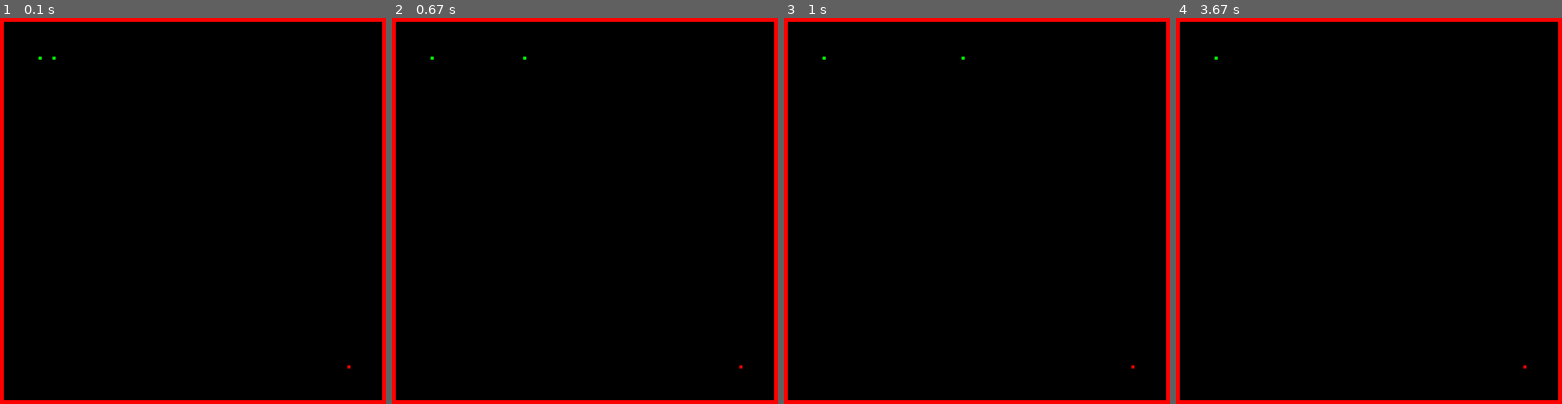
Above: before the commit, frames 1-4 (left to right).
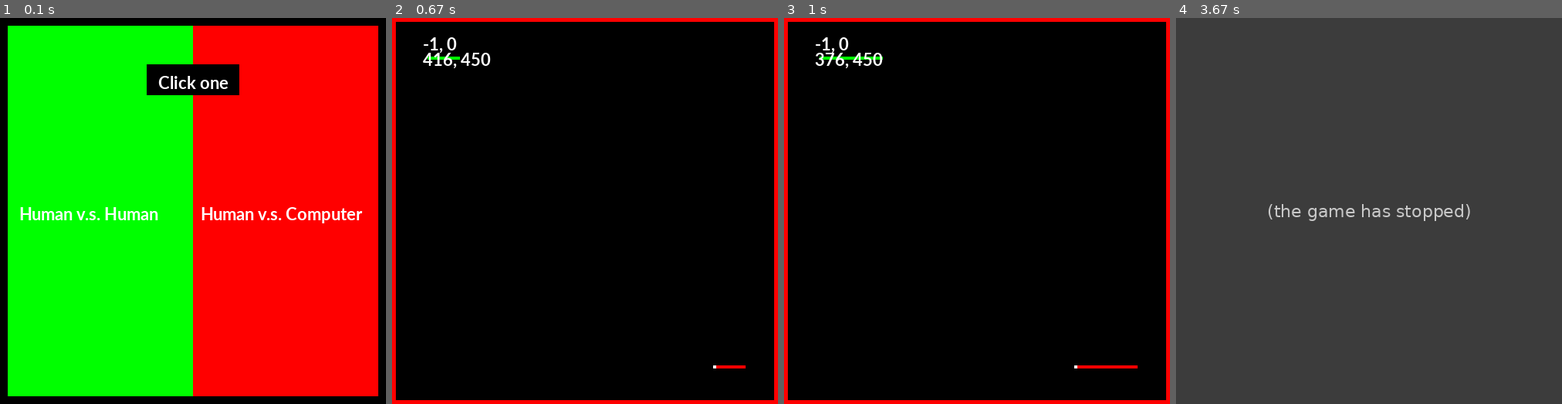
Above: after the commit, the same moments.

Repository: hunterjkey/Pygame-Tron
Game: pygame game, started from Tron.py
The game is run twice, just before and just after one commit, with the same random seed, the same clock (stepped at 60 frames per second) and the same inputs.
Inputs (mouse positions are in pixels of both pictures, inside the frame that each line leads up to):
- Up to frame 1 (0.1 s): no input
- Up to frame 2 (0.67 s): press the mouse at (708, 199) at 0.37 s; move the mouse to (646, 218) at 0.47 s; release the mouse at (585, 238) at 0.6 s
- Up to frame 3 (1 s): hold Right from 0.67 s (still down); move the mouse to (857, 299) at 0.7 s
- Up to frame 4 (3.67 s): release Right at 1.13 s; hold Up 1.17-1.63 s

The runs differ from the first frame. In frame 1, 94% of the frame differs, in the area x 0-100%, y 0-100%; in frame 2, 0.5%; in frame 3, 0.6%; in frame 4, 100%.
After the commit the program exited at 3.53 s; later frames show no game.

Commit message:
Update Tron.py

Diff:
--- a/Tron.py
+++ b/Tron.py
@@ -1,4 +1,6 @@
 import pygame
+import time
+import random
 
 # Define some colors
 BLACK = (0, 0, 0)
@@ -21,16 +23,62 @@
 clock = pygame.time.Clock()
 
 #setup
-trailX = [50]
+trailX = [46]
 trailY = [50]
-robotrailX = [450]
+robotrailX = [454]
 robotrailY = [450]
 playerX = 50
 playerY = 50
 roboY = 450
 roboX = 450
-playerX_speed = 3
+playerX_speed = 1
 playerY_speed = 0
+roboX_speed = -1
+roboY_speed = 0
+death = False
+win = False
+speed = 2
+imposibru = False #this variable decides whether the AI is almost impossible to beat
+donesetup = False
+Continue = False
+
+#game setup loop
+while not donesetup and not Continue:
+    for event in pygame.event.get():
+        if event.type == pygame.QUIT:
+            donesetup = True
+            done = True
+
+    #logic
+    pos = pygame.mouse.get_pos()
+    mouseX = pos[0]
+    mouseY = pos[1]
+    pressed1, pressed2, pressed3 = pygame.mouse.get_pressed()
+    if pressed1 and (mouseX <=250):
+        mode = "human"
+        Continue = True
+    elif pressed1 and (mouseX > 250):
+        mode = "computer"
+        Continue = True
+    #display
+    screen.fill(BLACK)
+    pygame.draw.rect(screen,GREEN,[0,0,250,500])
+    pygame.draw.rect(screen,RED,[250,0,250,500])
+    pygame.draw.rect(screen,BLACK,[0,0,500,500], 10)
+    startfont = pygame.font.SysFont('Calibri', 25, True, False)
+    humantext = startfont.render("Human v.s. Human",True,WHITE)
+    screen.blit(humantext, [25, 240])
+    robotext = startfont.render("Human v.s. Computer",True,WHITE)
+    screen.blit(robotext, [260, 240])
+    pygame.draw.rect(screen,BLACK,[190,60,120,40])
+    robotext = startfont.render("Click one",True,WHITE)
+    screen.blit(robotext, [205, 70])
+
+    #display to screen
+    pygame.display.flip()
+
+pygame.mouse.set_visible(False)
+
 # -------- Main Program Loop -----------
 while not done:
     # --- Main event loop
@@ -43,20 +91,118 @@
         # Figure out if it was an arrow key. If so
         # adjust speed.
             if event.key == pygame.K_LEFT:
-                playerX_speed = -3
+                playerX_speed = -1
                 playerY_speed = 0
             elif event.key == pygame.K_RIGHT:
-                playerX_speed = 3
+                playerX_speed = 1
                 playerY_speed = 0
             elif event.key == pygame.K_UP:
-                playerY_speed = -3
+                playerY_speed = -1
                 playerX_speed = 0
             elif event.key == pygame.K_DOWN:
-                playerY_speed = 3
+                playerY_speed = 1
                 playerX_speed = 0
+
+            if (mode == "human"):
+                if event.key == pygame.K_w:
+                    roboY_speed = -1
+                    roboX_speed = 0
+                elif event.key == pygame.K_s:
+                    roboY_speed = 1
+                    roboX_speed = 0
+                elif event.key == pygame.K_d:
+                    roboX_speed = 1
+                    roboY_speed = 0
+                elif event.key == pygame.K_a:
+                    roboX_speed = -1
+                    roboY_speed = 0
     # --- Game logic should go here
-    playerX += playerX_speed
-    playerY += playerY_speed
+    """collision with line check(it happens before I add to the line because otherwise people wouild just run into the lines they make"""
+    for i in range(len(trailX)):
+        if (abs(playerX-trailX[i])<speed) and (abs(playerY-trailY[i])<speed):
+            death = True
+        elif (abs(playerX-robotrailX[i])<speed) and (abs(playerY-robotrailY[i])<speed):
+            death = True
+        """elif (abs(roboX-robotrailX[i])<2) and (abs(roboY-robotrailY[i])<2):
+            win = True
+        elif (abs(roboX-trailX[i])<2) and (abs(roboY-trailY[i])<2):
+            win = True"""
+
+    """line drawing algorithm for both players"""
+    trailX.append(playerX)
+    trailY.append(playerY)
+    robotrailX.append(roboX)
+    robotrailY.append(roboY)
+
+    """robot decision"""
+    if (mode == "computer"):
+        if (imposibru == False):
+            roboaction = random.randint(1,25)
+            if (roboX > 480) or (roboX < 10) or (roboY > 480) or (roboY < 10):
+                move = random.randint(1,2)
+                if (roboX > 480) or (roboX < 10):
+                    if (roboX > 480):
+                        roboX -= 4
+                    elif (roboX < 10):
+                        roboX += 4
+                    roboX_speed = 0
+                    if (roboY > 470):
+                        roboY_speed = -1
+                        roboY -= 4
+                    elif (roboY < 20):
+                        roboY_speed = 1
+                        roboY += 4
+                    else:
+                        if (move == 1):
+                           roboY_speed = -1
+                           roboY -= 4
+                        if (move == 2):
+                           roboY_speed = 1
+                           roboY += 4
+                if (roboY > 480) or (roboY < 10):
+                    if (roboY > 480):
+                        roboY -= 1
+                    elif (roboY < 10):
+                        roboY += 1
+                    roboY_speed = 0
+                    if (roboX > 470):
+                        roboX_speed = -1
+                    elif (roboX < 20):
+                        roboX_speed = 1
+                    else:
+                        if (move == 1):
+                           roboX_speed = -1
+
+                        if (move == 2):
+                           roboX_speed = 1
+
+            #this code doesn't work
+            """if (roboaction == 1):
+                if (roboX_speed == 1) or (roboX_speed == -1):
+                    roboY_speed = 0
+                    roboX_speed = 1
+                if (roboY_speed == 1) or (roboY_speed == -1):
+                    roboX_speed = 1
+                    roboY_speed = 0
+            if (roboaction == 2):
+                if (roboX_speed == 1) or (roboX_speed == -1):
+                    roboY_speed = 0
+                    roboX_speed = -1
+                if (roboY_speed == 1) or (roboY_speed == -1):
+                    roboX_speed = -1
+                    roboY_speed = 0"""
+
+    """general movement"""
+    playerX += playerX_speed*speed
+    playerY += playerY_speed*speed
+    roboX += roboX_speed*speed
+    roboY += roboY_speed*speed
+
+    if (playerX > 490) or (playerX < 5) or (playerY > 490) or (playerY < 5):
+        death = True
+    if (roboX > 490) or (roboX < 5) or (roboY > 490) or (roboY < 5):
+        win = True
+
     # --- Screen-clearing code goes here
 
     # Here, we clear the screen to white. Don't put other drawing commands
@@ -67,17 +213,32 @@
     screen.fill(BLACK)
 
     # --- Drawing code should go here
-    pygame.draw.rect(screen, GREEN, [playerX, playerY, 4, 4])
-    pygame.draw.rect(screen, RED, [roboX, roboY, 4, 4])
-    pygame.draw.rect(screen, RED, [0, 0, 500, 500], 5)
     for i in range(len(trailX)):
         pygame.draw.rect(screen, GREEN, [trailX[i], trailY[i], 4, 4])
     for i in range(len(robotrailX)):
         pygame.draw.rect(screen, RED, [robotrailX[i], robotrailY[i], 4, 4])
+    pygame.draw.rect(screen, GREEN, [playerX, playerY, 4, 4])
+    pygame.draw.rect(screen, WHITE, [roboX, roboY, 4, 4])
+    pygame.draw.rect(screen, RED, [0, 0, 500, 500], 5)
+    font = pygame.font.SysFont('Calibri', 25, True, False)
+    roboposition = font.render(str(roboX_speed)+", "+str(roboY_speed),True,WHITE)
+    screen.blit(roboposition, [40, 20])
+    roboposition = font.render(str(roboX)+", "+str(roboY),True,WHITE)
+    screen.blit(roboposition, [40, 40])
+    if (death == True):
+        text = font.render("You have lost",True,WHITE)
+        screen.blit(text, [180, 220])
+    if (win == True):
+        text = font.render("You have WON!",True,WHITE)
+        screen.blit(text, [180, 220])
 
     # --- Go ahead and update the screen with what we've drawn.
     pygame.display.flip()
 
+    #check death
+    if (death == True) or (win == True):
+        time.sleep(2)
+        done = True
     # --- Limit to 60 frames per second
     clock.tick(60)
 
